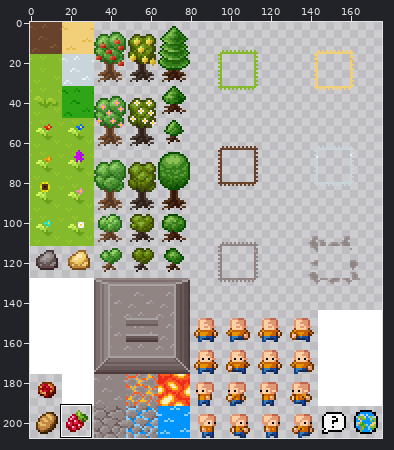
A sprite sheet gets an edit: res/default.png. The first picture is a wide view before the edit; the outline marks the close-up.
Close-up. As it was:
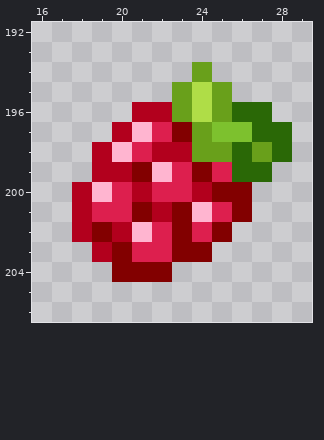
The file is 176x208 pixels. Colours within 5 levels of each other are drawn and written as one. Shown: x 16..29, y 192..206. The commit also changed other parts of the picture, which this record leaves out.
The result:
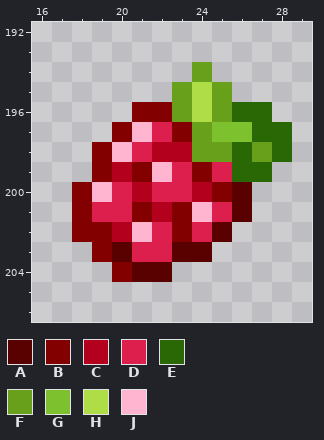
Palette (. is transparent): A #590000  B #820000  C #b2001d  D #dd1f4e  E #2a6806  F #69a01b  G #7dc12e  H #afdd47  J #ffb5d0
Difference:
Colour B becomes colour A in rows 200 to 201 at x 26; in row 202 at x 25; in row 203 at x 20 and 23 to 24; in row 204 at x 21 to 22.
Colour C becomes colour B in row 196 at x 21 to 22; in row 197 at x 20; in rows 198 to 199 at x 19; in rows 200 to 202 at x 18; in row 203 at x 19.
